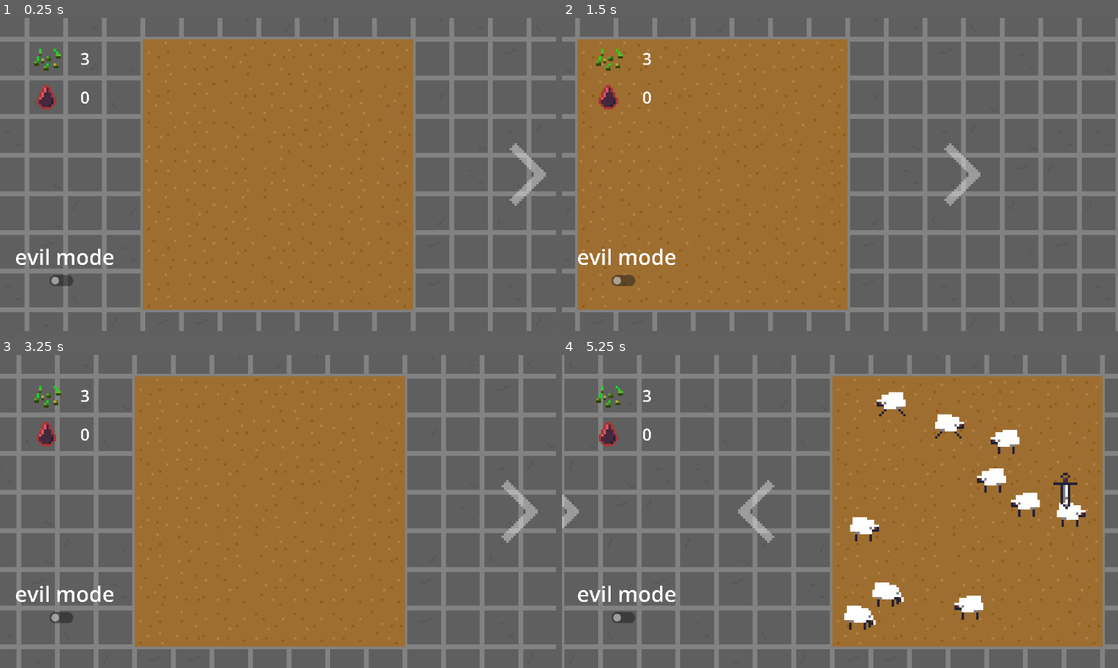
Above: before the commit, frames 1-4 (two rows, left to right).
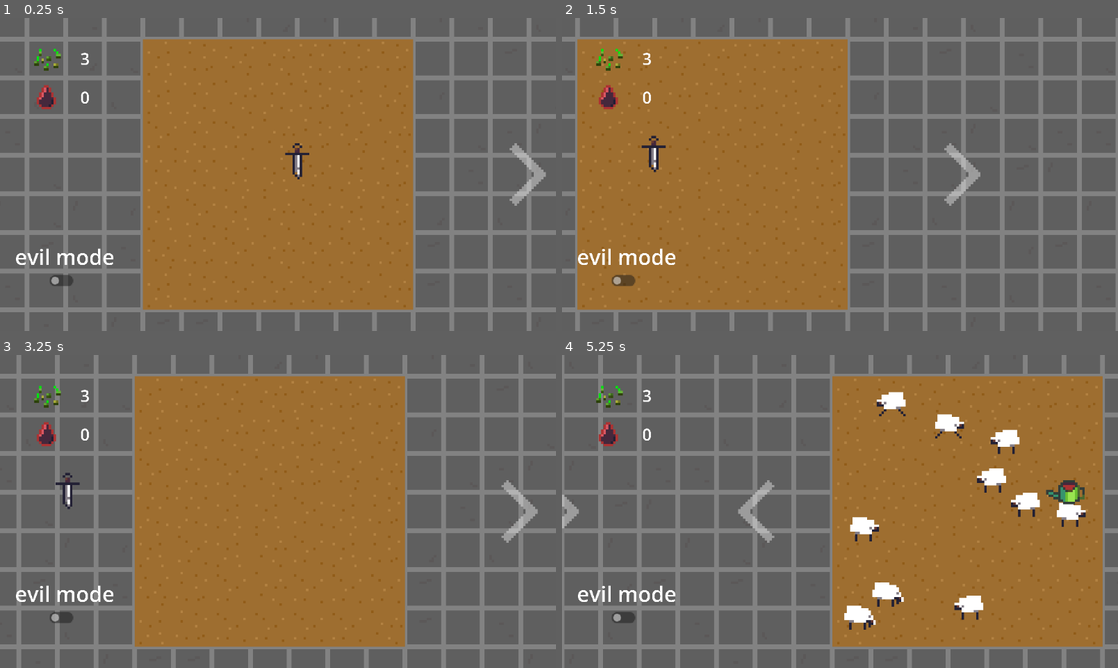
Above: after the commit, the same moments.

Repository: aeriab/giftjam_lebron
Game: Godot game, scene res://main/main.tscn
Two runs of this game, one before a commit and one after it. Both use one fixed random seed, a clock stepped at 60 frames per second and the inputs below.
Inputs (mouse positions are in pixels of both pictures, inside the frame that each line leads up to):
- Up to frame 1 (0.25 s): no input
- Up to frame 2 (1.5 s): click (1090, 174) at 0.52 s; click (628, 174) at 1.27 s
- Up to frame 3 (3.25 s): click (528, 511) at 2.02 s; click (66, 511) at 2.77 s
- Up to frame 4 (5.25 s): click (623, 617) at 3.5 s; click (623, 617) at 4.25 s; click (1090, 511) at 5.02 s

The runs differ from the first frame. In frame 1, 0.2% of the frame differs, in the area x 51-56%, y 40-52%; in frame 2, 0.2%; in frame 3, 0.2%; in frame 4, 0.4%, in the area x 87-94%, y 37-50%.

Commit message:
Set up for feed and plant cursor

Diff:
--- a/global.gd
+++ b/global.gd
@@ -4,6 +4,7 @@
 var seed: int = 3
 
 var evil_mode: bool = false
+var in_plant_scene: bool = true
 
 func color_distance(color1: Color, color2: Color) -> float:
 	# Calculate the Euclidean distance between the two colors in RGB space.
--- a/main/bind_cursor.gd
+++ b/main/bind_cursor.gd
@@ -10,17 +10,11 @@
 @onready var dagger = preload("res://assets/dagger.png")
 
 var mouse = "dflt"
-# Called when the node enters the scene tree for the first time.
-func _ready() -> void:
-	SignalManager.mouseover.connect(mousesetter)
-
-
-	pass # Replace with function body.
-
 
 # Called every frame. 'delta' is the elapsed time since the previous frame.
 func _process(delta: float) -> void:
 	position =  get_global_mouse_position()
+	current_mouse()
 	match mouse:
 		"dflt":
 			sprite.texture = null
@@ -40,6 +34,7 @@
 
 
 func _input(event):
+	current_mouse()
 	if event is InputEventMouseButton and event.button_index == MOUSE_BUTTON_LEFT:
 		if event.pressed:
 			match mouse:
@@ -58,15 +53,24 @@
 					pass
 
 
-func mousesetter(str):
-	print(str)
-	mouse = str
+func current_mouse():
+	if !Global.evil_mode:
+		if Global.in_plant_scene:
+			mouse = "plant"
+		else:
+			mouse = "feed"
+	else:
+		if Global.in_plant_scene:
+			mouse = "water"
+		else:
+			mouse = "murder"
+	print(str(mouse) + " my mousy mouse")
 
 
-func _on_arrow_to_murder_pressed() -> void:
+func _on_arrow_to_shap_pressed() -> void:
+	Global.in_plant_scene = false
 	anim.play("dagger")
-	mouse = "murder"
 
 
-func _on_arrow_to_evil_plants_pressed() -> void:
-	mouse = "dflt"
+func _on_arrow_to_plants_pressed() -> void:
+	Global.in_plant_scene = true
--- a/main/main.tscn
+++ b/main/main.tscn
@@ -215,7 +215,7 @@
 [node name="CursorSetter" type="Node" parent="."]
 script = ExtResource("3_xwkvk")
 
-[node name="ArrowToMurder" type="TextureButton" parent="."]
+[node name="ArrowToShap" type="TextureButton" parent="."]
 modulate = Color(1, 1, 1, 0.380392)
 offset_left = 96.0
 offset_top = -16.0
@@ -224,7 +224,7 @@
 mouse_default_cursor_shape = 2
 texture_normal = ExtResource("4_c651c")
 
-[node name="ArrowToEvilPlants" type="TextureButton" parent="."]
+[node name="ArrowToPlants" type="TextureButton" parent="."]
 modulate = Color(1, 1, 1, 0.380392)
 offset_left = 176.0
 offset_top = -16.0
@@ -277,7 +277,7 @@
 [node name="slash" type="AudioStreamPlayer2D" parent="BindCursor"]
 stream = ExtResource("9_grrlh")
 
-[connection signal="pressed" from="ArrowToMurder" to="Camera2D" method="_on_arrow_to_murder_pressed"]
-[connection signal="pressed" from="ArrowToMurder" to="BindCursor" method="_on_arrow_to_murder_pressed"]
-[connection signal="pressed" from="ArrowToEvilPlants" to="Camera2D" method="_on_arrow_to_evil_plants_pressed"]
-[connection signal="pressed" from="ArrowToEvilPlants" to="BindCursor" method="_on_arrow_to_evil_plants_pressed"]
+[connection signal="pressed" from="ArrowToShap" to="Camera2D" method="_on_arrow_to_murder_pressed"]
+[connection signal="pressed" from="ArrowToShap" to="BindCursor" method="_on_arrow_to_shap_pressed"]
+[connection signal="pressed" from="ArrowToPlants" to="Camera2D" method="_on_arrow_to_evil_plants_pressed"]
+[connection signal="pressed" from="ArrowToPlants" to="BindCursor" method="_on_arrow_to_plants_pressed"]
Not shown: 1 places in plant_minigame.tscn that only renumber resources
